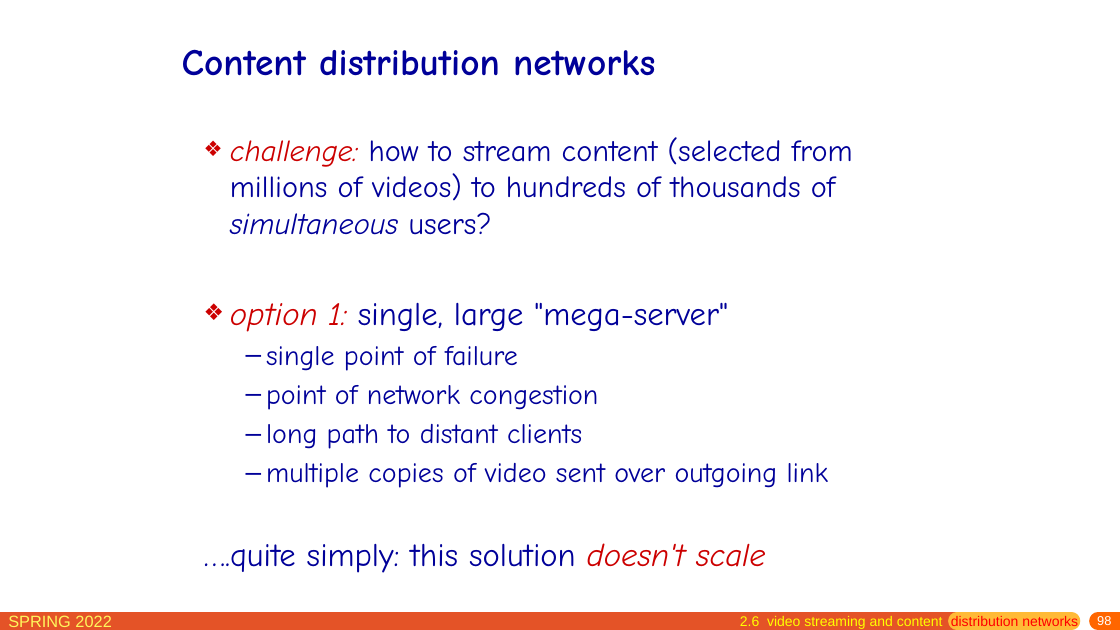
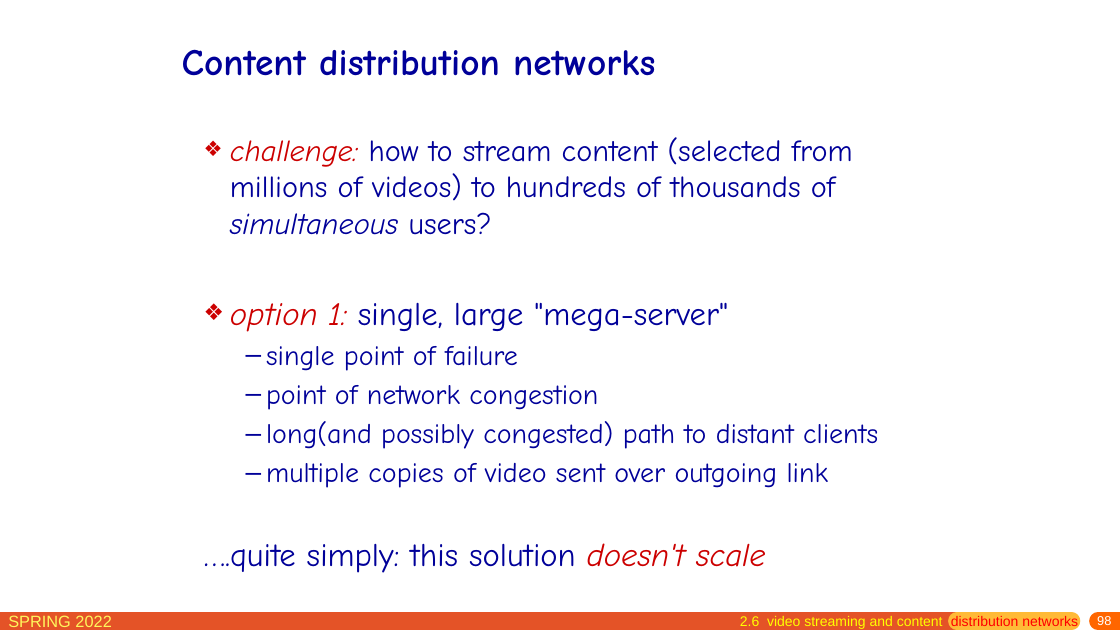
Before and after one commit to network-whu/slides, a slide deck: slide 98 of pptx/chapter2.pptx. Drawn at 1120x630 pixels with LibreOffice and Linux fonts; fonts in the diff are those of the drawing. Boxes give left, top, right and bottom in pixels: in the first picture for what was removed or moved away, otherwise in the second. Text is boxed around its words. In the diff, an @@ line names an element or a change of style, - is before the commit and + after.

```diff
--- a/pptx/chapter2.pptx
+++ b/pptx/chapter2.pptx
@@ text at (x1=266, y1=421, x2=878, y2=449): text changed @@
-  – long path to distant clients
+  – long(and possibly congested) path to distant clients
```
Also in this commit, not shown: 6 other slides changed, 1 slide added, 1 slide removed, 2 other files.
